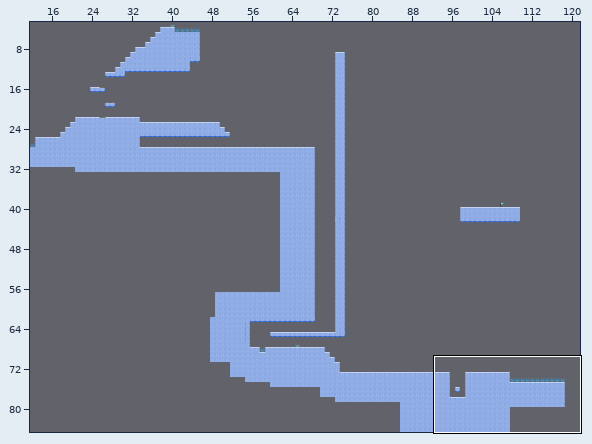
A Tiled map gets an edit: assets/maps/level_2.tmx. The picture above shows the old version from afar; the outline marks the close-up.
Close-up. First the earlier version:
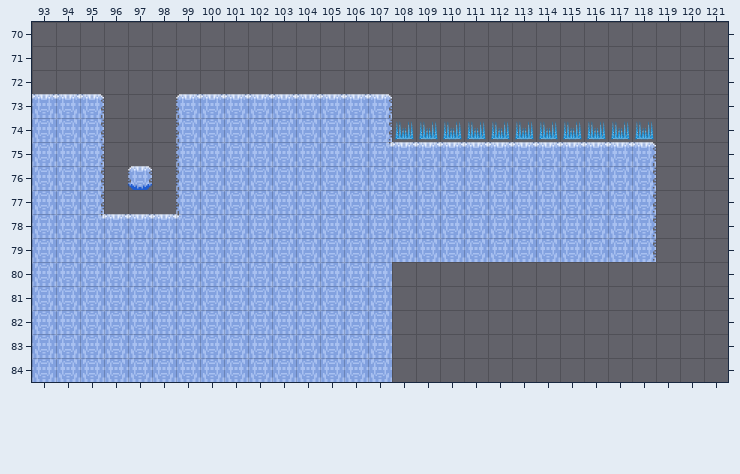
Cells are 128x128 px. Shown: x 93..121, y 70..84. The commit also changed other parts of the map, which this record leaves out.
Now the later version:
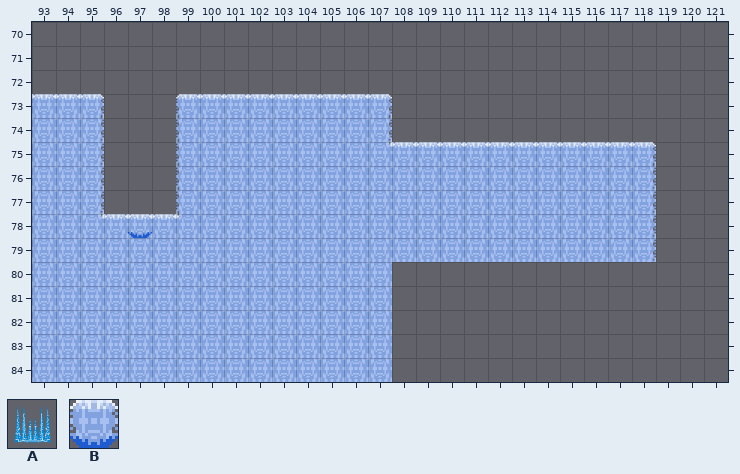
Key: from "extras_tilesheet": A 1; from "ice_with_water_tileset": B 27.
_ is an empty cell.
Objects are placed by their top-left corner, in cells (3,4 is the top-left corner of cell 3,4); size is 1x1 cell unless given.
Diff:
Layer "rising_only" (removed):
y 76: x 97 B -> _
Layer "death" (now hidden):
y 74: x 108..118 AAAAAAAAAAA -> ___________
Layer "rising_only" (added):
added: B at 97,78
